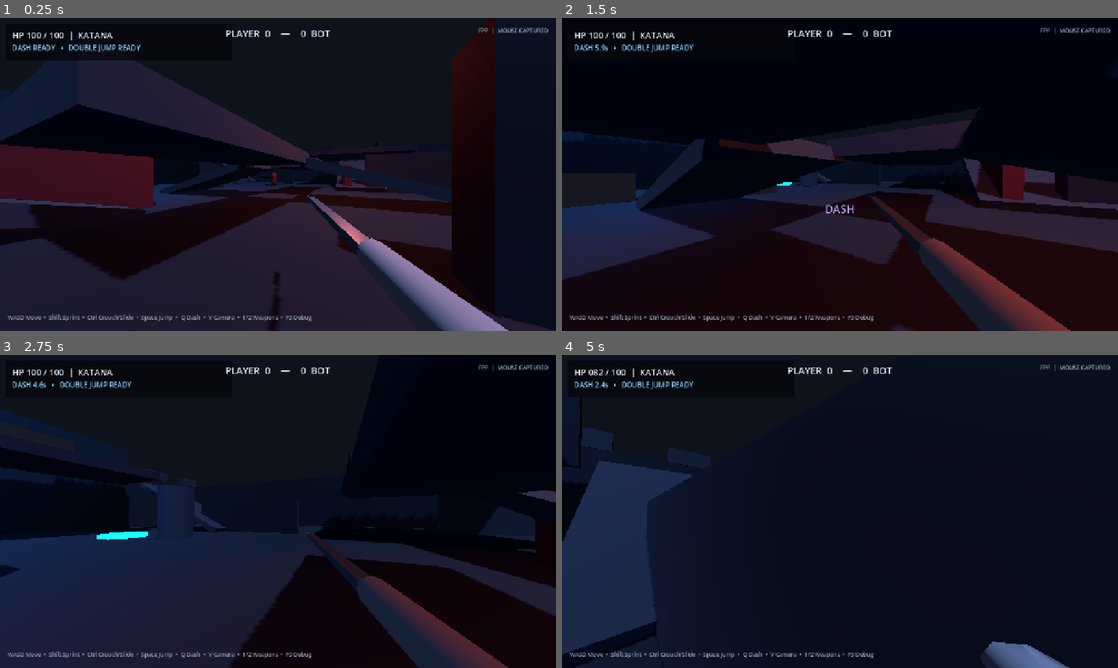
Above: before the commit, frames 1-4 (two rows, left to right).
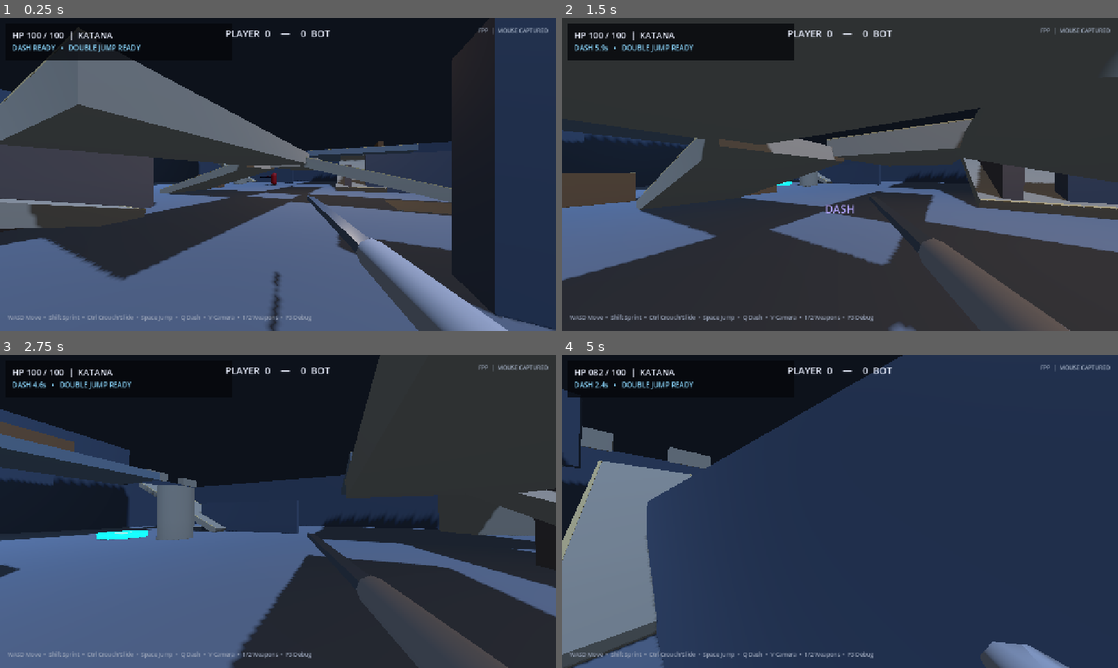
Above: after the commit, the same moments.

Repository: chr0mzyy/extraction-fighter
Game: Godot game, scene res://scenes/main.tscn
Two runs of this game, one before a commit and one after it. Both use one fixed random seed, a clock stepped at 60 frames per second and the inputs below.
Inputs (mouse positions are in pixels of both pictures, inside the frame that each line leads up to):
- Up to frame 1 (0.25 s): no input
- Up to frame 2 (1.5 s): tap Enter at 0.5 s; move the mouse to (867, 174) at 0.52 s; hold Ctrl (crouch) 0.53-1.28 s; hold W (move_forward) from 0.53 s (still down); tap Space (jump) at 0.77 s; move the mouse to (812, 174) at 1.27 s; tap Q (dash) at 1.35 s
- Up to frame 3 (2.75 s): keep holding W (move_forward); tap Space (jump) at 1.52 s; move the mouse to (289, 505) at 2.02 s; hold F (heavy_attack) from 2.03 s (still down)
- Up to frame 4 (5 s): keep holding W (move_forward); move the mouse to (834, 517) at 2.77 s; release F (heavy_attack) at 2.78 s; click (834, 517) at 2.85 s; tap Space (jump) at 3.02, 3.77, 4.52 s; move the mouse to (878, 514) at 3.52 s; hold Right mouse button (secondary_attack) 3.53-4.28 s; move the mouse to (795, 508) at 4.27 s; tap Shift (sprint) at 4.35 s

The runs differ from the first frame. In frame 1, 75% of the frame differs, in the area x 0-100%, y 0-100%; in frame 2, 91%; in frame 3, 73%; in frame 4, 86%.

Commit message:
Arena readability polish pass

Diff:
--- a/scenes/main.tscn
+++ b/scenes/main.tscn
@@ -10,14 +10,14 @@
 background_mode = 1
 background_color = Color(0.018, 0.022, 0.035, 1)
 background_energy_multiplier = 0.72
-ambient_light_source = 3
-ambient_light_color = Color(0.19, 0.23, 0.34, 1)
-ambient_light_energy = 1.05
+ambient_light_source = 2
+ambient_light_color = Color(0.48, 0.53, 0.62, 1)
+ambient_light_energy = 0.7
 reflected_light_source = 2
 fog_enabled = true
 fog_light_color = Color(0.08, 0.105, 0.15, 1)
 fog_light_energy = 0.55
-fog_density = 0.008
+fog_density = 0.003
 fog_height = 2.0
 fog_height_density = 0.05
 
@@ -49,15 +49,15 @@
 
 [node name="WarmFill" type="OmniLight3D" parent="."]
 position = Vector3(0, 7, 5)
-light_color = Color(0.85, 0.29, 0.18, 1)
-light_energy = 5.5
+light_color = Color(0.8, 0.62, 0.43, 1)
+light_energy = 3.0
 omni_range = 18.0
 shadow_enabled = false
 
 [node name="ColdFill" type="OmniLight3D" parent="."]
 position = Vector3(0, 9, -19)
-light_color = Color(0.16, 0.44, 0.9, 1)
-light_energy = 6.5
+light_color = Color(0.43, 0.59, 0.8, 1)
+light_energy = 3.5
 omni_range = 23.0
 shadow_enabled = false
 
--- a/scripts/world/launch_pad.gd
+++ b/scripts/world/launch_pad.gd
@@ -30,6 +30,30 @@
 	mesh_instance.mesh = mesh
 	add_child(mesh_instance)
 
+	# Raised rim and forward chevron remain readable from the ground and balconies.
+	var rim := MeshInstance3D.new()
+	var rim_mesh := TorusMesh.new()
+	rim_mesh.inner_radius = pad_radius - 0.13
+	rim_mesh.outer_radius = pad_radius + 0.04
+	rim_mesh.rings = 16
+	rim_mesh.ring_segments = 6
+	rim_mesh.material = material
+	rim.mesh = rim_mesh
+	rim.position.y = 0.16
+	add_child(rim)
+	for side in [-1.0, 1.0]:
+		var arrow := MeshInstance3D.new()
+		var arrow_mesh := BoxMesh.new()
+		arrow_mesh.size = Vector3(0.12, 0.04, 0.85)
+		var arrow_material := StandardMaterial3D.new()
+		arrow_material.albedo_color = Color(0.75, 0.96, 0.95)
+		arrow_material.shading_mode = BaseMaterial3D.SHADING_MODE_UNSHADED
+		arrow_mesh.material = arrow_material
+		arrow.mesh = arrow_mesh
+		arrow.position = Vector3(side * 0.27, 0.17, -0.1)
+		arrow.rotation.y = side * 0.7
+		add_child(arrow)
+
 	var collision := CollisionShape3D.new()
 	collision.name = "TriggerShape"
 	var shape := CylinderShape3D.new()
--- a/scripts/world/test_arena.gd
+++ b/scripts/world/test_arena.gd
@@ -9,16 +9,19 @@
 	_build_floor_and_bounds()
 	_build_vertical_routes()
 	_build_cover_and_corridors()
+	_build_route_markings()
 	_build_launch_pads()
 	_build_kill_volume()
 
 
 func _create_materials() -> void:
-	materials["stone"] = _material(Color(0.105, 0.115, 0.14), 0.92)
-	materials["stone_light"] = _material(Color(0.18, 0.19, 0.22), 0.88)
-	materials["platform"] = _material(Color(0.16, 0.12, 0.18), 0.82)
-	materials["cover"] = _material(Color(0.22, 0.16, 0.12), 0.9)
-	materials["accent"] = _material(Color(0.32, 0.09, 0.11), 0.76)
+	materials["stone"] = _material(Color(0.22, 0.25, 0.29), 0.92)
+	materials["floor"] = _material(Color(0.32, 0.35, 0.38), 0.95)
+	materials["stone_light"] = _material(Color(0.48, 0.46, 0.40), 0.88)
+	materials["platform"] = _material(Color(0.35, 0.40, 0.43), 0.82)
+	materials["cover"] = _material(Color(0.40, 0.29, 0.18), 0.9)
+	materials["accent"] = _material(Color(0.30, 0.27, 0.25), 0.86)
+	materials["edge"] = _material(Color(0.62, 0.55, 0.37), 0.9)
 
 
 func _material(color: Color, roughness: float) -> StandardMaterial3D:
@@ -29,7 +32,7 @@
 
 
 func _build_floor_and_bounds() -> void:
-	_add_box("ArenaFloor", Vector3(0, -0.5, 0), Vector3(58, 1, 58), "stone")
+	_add_box("ArenaFloor", Vector3(0, -0.5, 0), Vector3(58, 1, 58), "floor")
 	_add_box("NorthWall", Vector3(0, 3.5, -29), Vector3(60, 8, 1.2), "stone")
 	_add_box("SouthWall", Vector3(0, 3.5, 29), Vector3(60, 8, 1.2), "stone")
 	_add_box("WestWall", Vector3(-29, 3.5, 0), Vector3(1.2, 8, 60), "stone")
@@ -107,6 +110,24 @@
 	add_child(pad_three)
 
 
+func _build_route_markings() -> void:
+	# Flush paving bands communicate the keep approach and outer flanks.
+	# Meshes only: no new collision seams for sliding or the bot.
+	for route in [
+		[Vector3(0, 0.012, 12), Vector3(3.2, 0.015, 10)],
+		[Vector3(-22, 0.012, 18), Vector3(2.8, 0.015, 12)],
+		[Vector3(22, 0.012, -15), Vector3(2.8, 0.015, 16)]
+	]:
+		var paving := MeshInstance3D.new()
+		var paving_mesh := BoxMesh.new()
+		paving_mesh.size = route[1]
+		paving_mesh.material = materials["stone_light"]
+		paving.mesh = paving_mesh
+		paving.position = route[0]
+		paving.cast_shadow = GeometryInstance3D.SHADOW_CASTING_SETTING_OFF
+		add_child(paving)
+
+
 func _build_kill_volume() -> void:
 	var kill_volume := KillVolume.new()
 	kill_volume.name = "KillVolume"
@@ -132,6 +153,17 @@
 	mesh.material = materials[material_key]
 	mesh_instance.mesh = mesh
 	body.add_child(mesh_instance)
+	# Thin, non-colliding stone coping distinguishes traversal edges and cover.
+	if material_key in ["platform", "stone_light", "cover"] and not node_name.contains("Crenel"):
+		for side in [-1.0, 1.0]:
+			var trim := MeshInstance3D.new()
+			var trim_mesh := BoxMesh.new()
+			trim_mesh.size = Vector3(0.1, 0.025, size.z)
+			trim_mesh.material = materials["edge"]
+			trim.mesh = trim_mesh
+			trim.position = Vector3(side * (size.x * 0.5 - 0.05), size.y * 0.5 + 0.015, 0)
+			trim.cast_shadow = GeometryInstance3D.SHADOW_CASTING_SETTING_OFF
+			body.add_child(trim)
 	var collision := CollisionShape3D.new()
 	var shape := BoxShape3D.new()
 	shape.size = size
